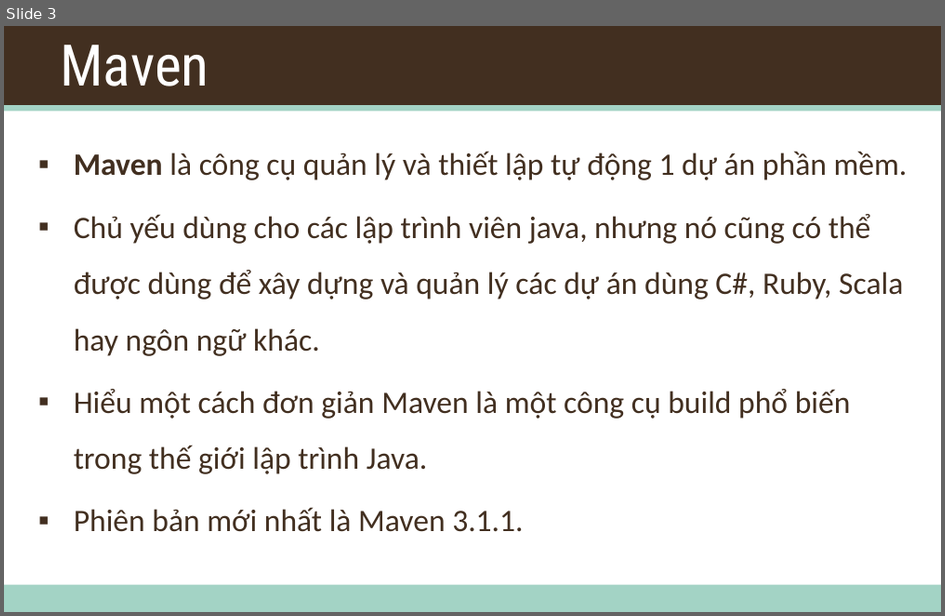
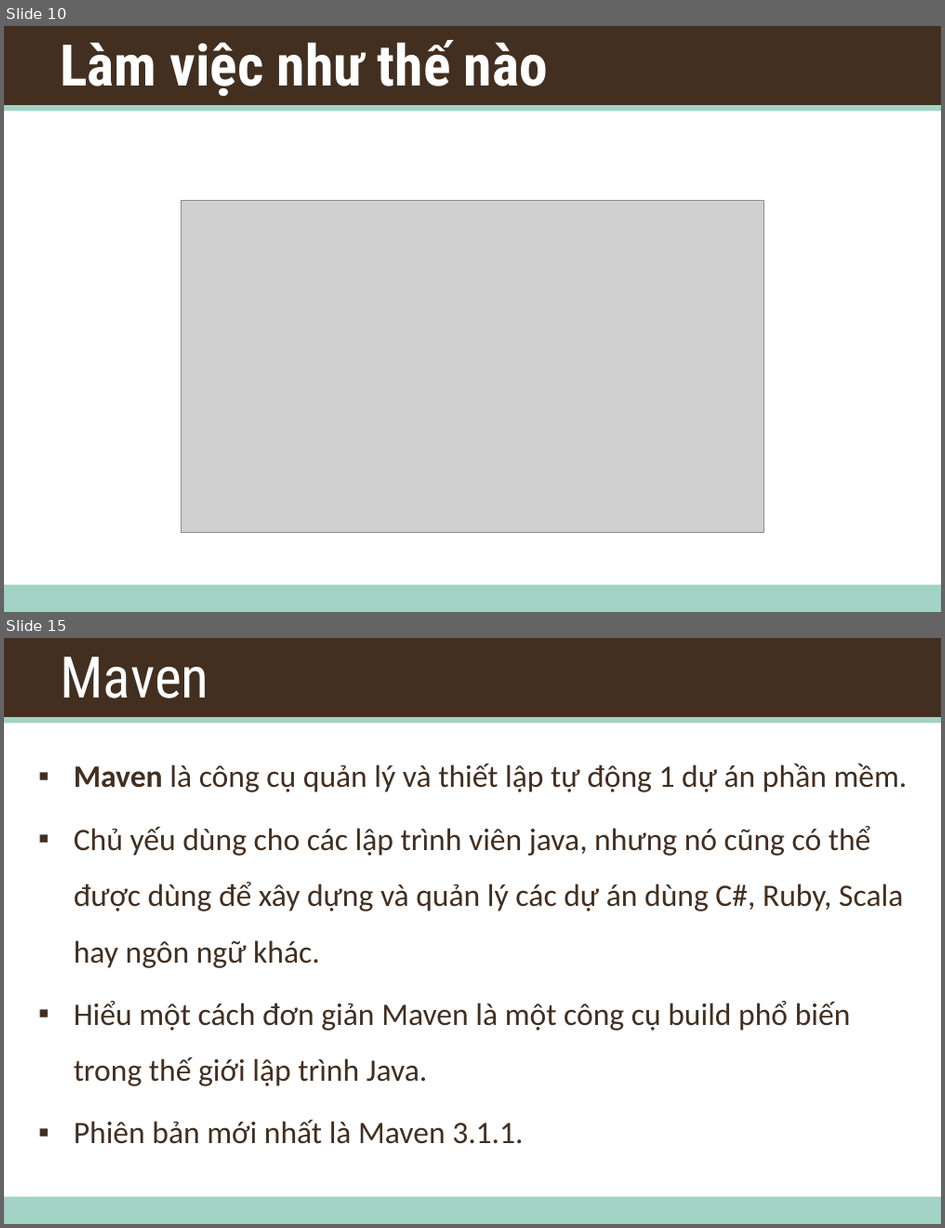
Before and after one commit to daotk/cap-deadline, a slide deck: Training/Training.pptx. Shown one above the other, each under a label of ours: slide 3 before the commit, slides 10 and 15 after it; the slides between them are not shown. The pictures are 945x616 and 945x1228 pixels, drawn with LibreOffice and Linux fonts; fonts in the diff are those of the drawing; grey boxes stand for pictures; background and template pictures are left out. Boxes give left, top, right and bottom in pixels: in the first picture for what was removed or moved away, otherwise in the second. Text is boxed around its words. In the diff, an @@ line names an element or a change of style, - is before the commit and + after.

```diff
--- a/Training/Training.pptx
+++ b/Training/Training.pptx
@@ slide 10 added at <box>4,26,941,612</box>, background #FFFFFF; not listed: 3 template elements that a slide beside it also shows @@
@@ title added at <box>60,40,548,97</box>, 44 pt, text #FFFFFF, bold @@
+Làm việc như thế nào
@@ picture added at <box>182,200,764,532</box> @@
@@ what was slide 3 is now slide 15 @@
```
Also in this commit, not shown: 1 slide changed, 12 other slides added, 1 slide removed.
